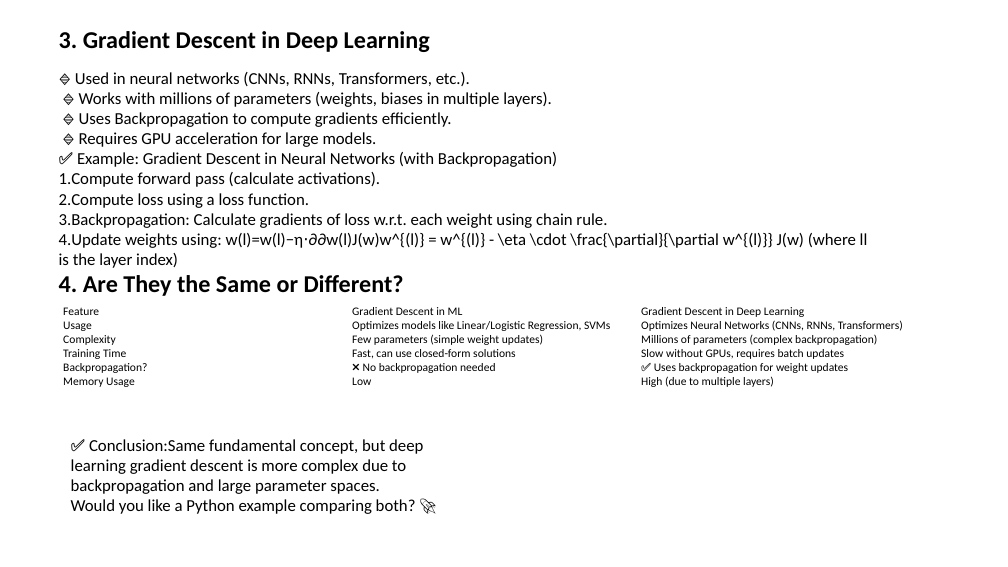
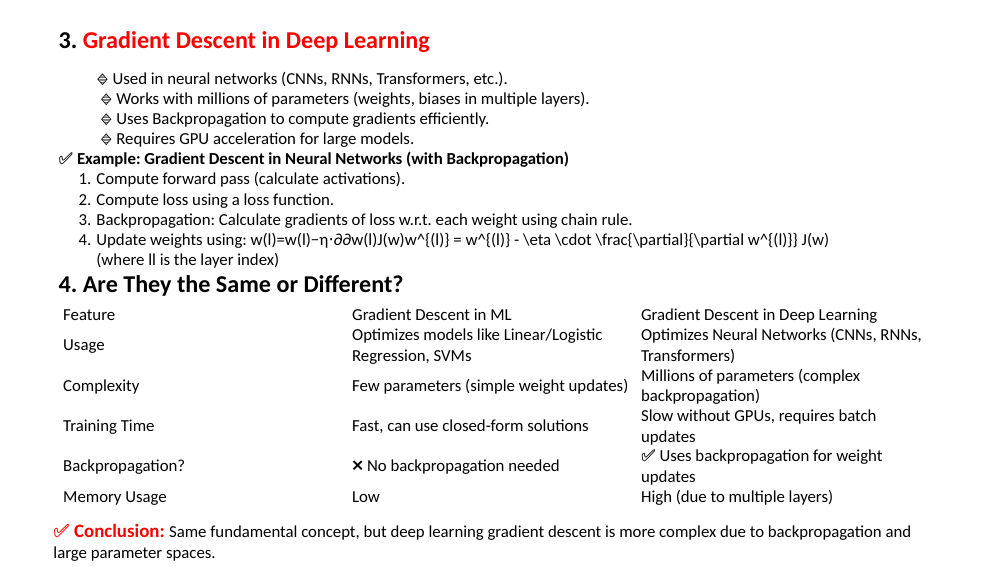
Before and after one commit to shahil04/ds_materials, a slide deck: slide 34 of 9.Deep_learning/class_3_module_9_deep learning_Loss_Functions Gradient Descent.pptx (slide 13 before the commit). Drawn at 1008x567 pixels with LibreOffice and Linux fonts; fonts in the diff are those of the drawing. Boxes give left, top, right and bottom in pixels: in the first picture for what was removed or moved away, otherwise in the second. Text is boxed around its words. In the diff, an @@ line names an element or a change of style, - is before the commit and + after.

Commit message:
deep learning

```diff
--- a/9.Deep_learning/class_3_module_9_deep learning_Loss_Functions Gradient Descent.pptx
+++ b/9.Deep_learning/class_3_module_9_deep learning_Loss_Functions Gradient Descent.pptx
@@ text at bbox=[59, 31, 829, 268]: text colour #000000 to #FF0000 in "Gradient Descent in Deep Learning"; bold on in "Example: Gradient Descent in Neural Networks (with ..."; list level 1 to 2 in "🔹 Used in neural networks ..."; list level 1 to 2 in "🔹 Works with millions of ..."; list level 1 to 2 in "🔹 Uses Backpropagation to compute ..."; list level 1 to 2 in "🔹 Requires GPU acceleration for ..."; list level 1 to 2 in "Compute forward pass (calculate activations)."; list level 1 to 2 in "Compute loss using a loss ..."; list level 1 to 2 in "Backpropagation: Calculate gradients of loss ..."; list level 1 to 2 in "Update weights using: w(l)=w(l)−η⋅∂∂w(l)J(w)w^{(l)} = ..." @@
@@ table at bbox=[64, 305, 930, 509] @@
@@ size 11 to 16 pt @@
@@ text at bbox=[53, 523, 912, 561]: text changed @@
-✅ Conclusion:Same fundamental concept, but deep learning gradient descent is more complex due to backpropagation and large parameter spaces.
-Would you like a Python example comparing both? 🚀
+✅ Conclusion: Same fundamental concept, but deep learning gradient descent is more complex due to backpropagation and large parameter spaces.
```
Also in this commit, not shown: 12 other slides changed, 35 slides added, 1 slide removed, 22 other files.
